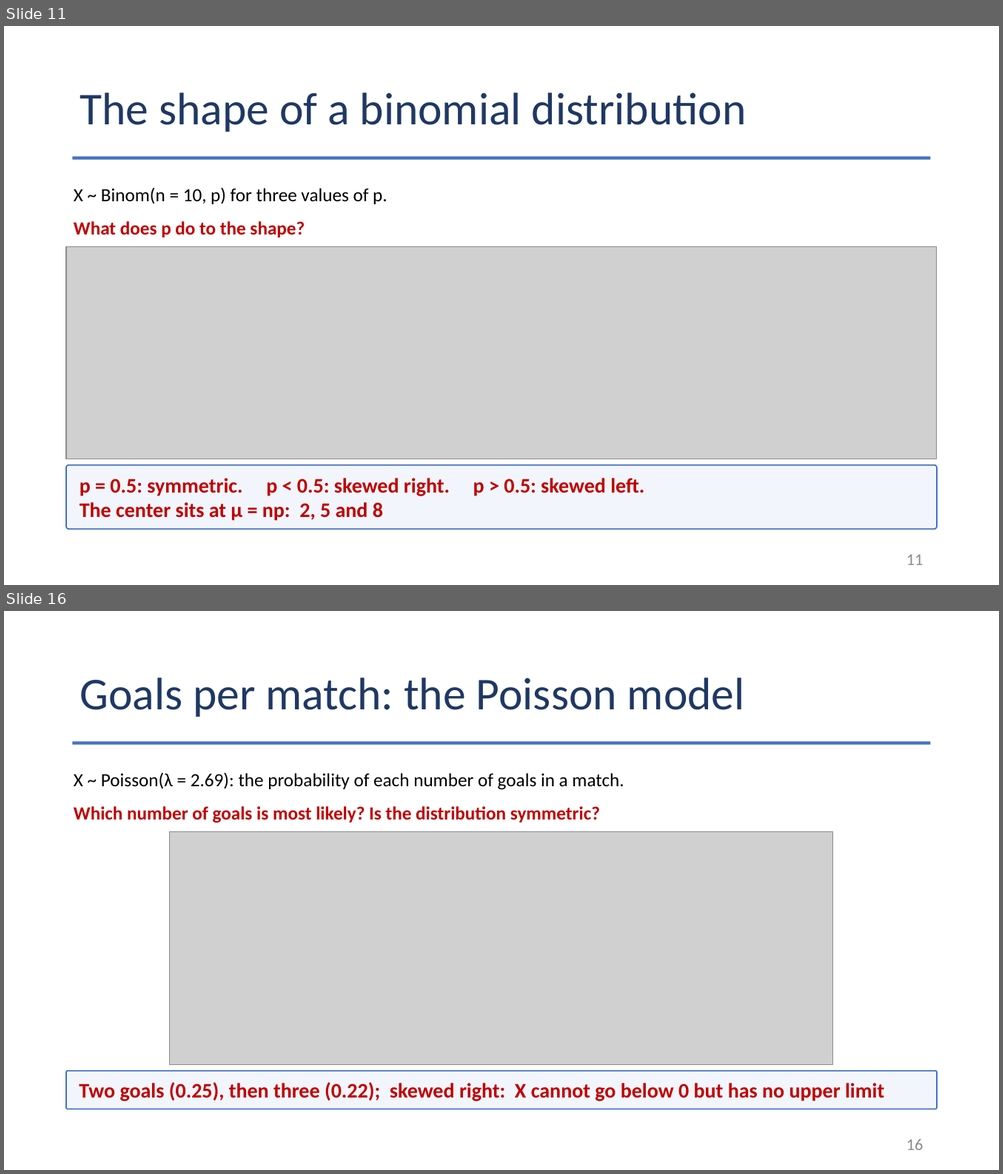
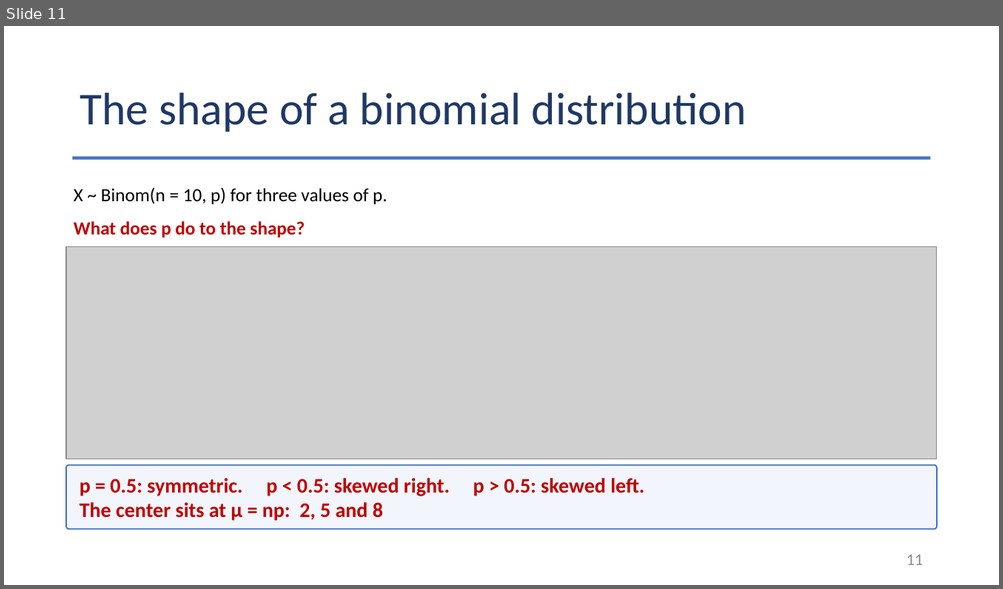
Before and after one commit to Jarred6068/UI_STAT251-03_Spring_2024, a slide deck: docs/lecture_slides/Week 7/2026/Week7_Lecture16_Slides_10_7_2026.pptx. Shown one above the other, each under a label of ours: slides 11 and 16 before the commit, slide 11 after it; the slides between them are not shown. The pictures are 1003x1174 and 1003x589 pixels, drawn with LibreOffice and Linux fonts; fonts in the diff are those of the drawing; grey boxes stand for pictures. Boxes give left, top, right and bottom in pixels: in the first picture for what was removed or moved away, otherwise in the second. Text is boxed around its words. In the diff, an @@ line names an element or a change of style, - is before the commit and + after.

```diff
--- a/docs/lecture_slides/Week 7/2026/Week7_Lecture16_Slides_10_7_2026.pptx
+++ b/docs/lecture_slides/Week 7/2026/Week7_Lecture16_Slides_10_7_2026.pptx
@@ slide 16 removed at [4, 611, 999, 1170], background #FFFFFF @@
@@ title removed at [79, 678, 745, 717] @@
-Goals per match: the Poisson model
@@ rectangle removed at [73, 741, 930, 744] @@
@@ text removed at [74, 772, 623, 790] @@
-X ~ Poisson(λ = 2.69): the probability of each number of goals in a match.
@@ text removed at [74, 806, 600, 823] @@
-Which number of goals is most likely? Is the distribution symmetric?
@@ picture removed at [170, 832, 833, 1065] @@
@@ rounded rectangle removed at [66, 1071, 936, 1110] @@
-Two goals (0.25), then three (0.22); skewed right: X cannot go below 0 but has no upper limit
@@ page number removed at [906, 1139, 923, 1150] @@
-16
```
Also in this commit, not shown: 1 slide changed, 10 other slides removed, 27 other files.
